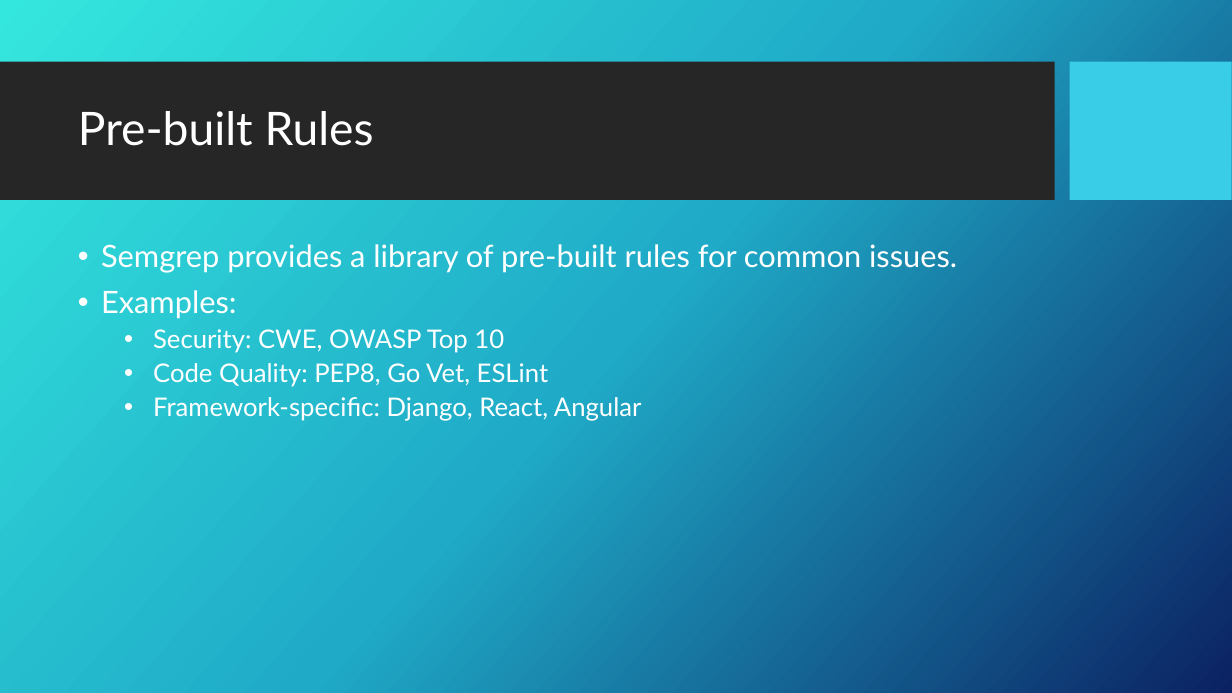
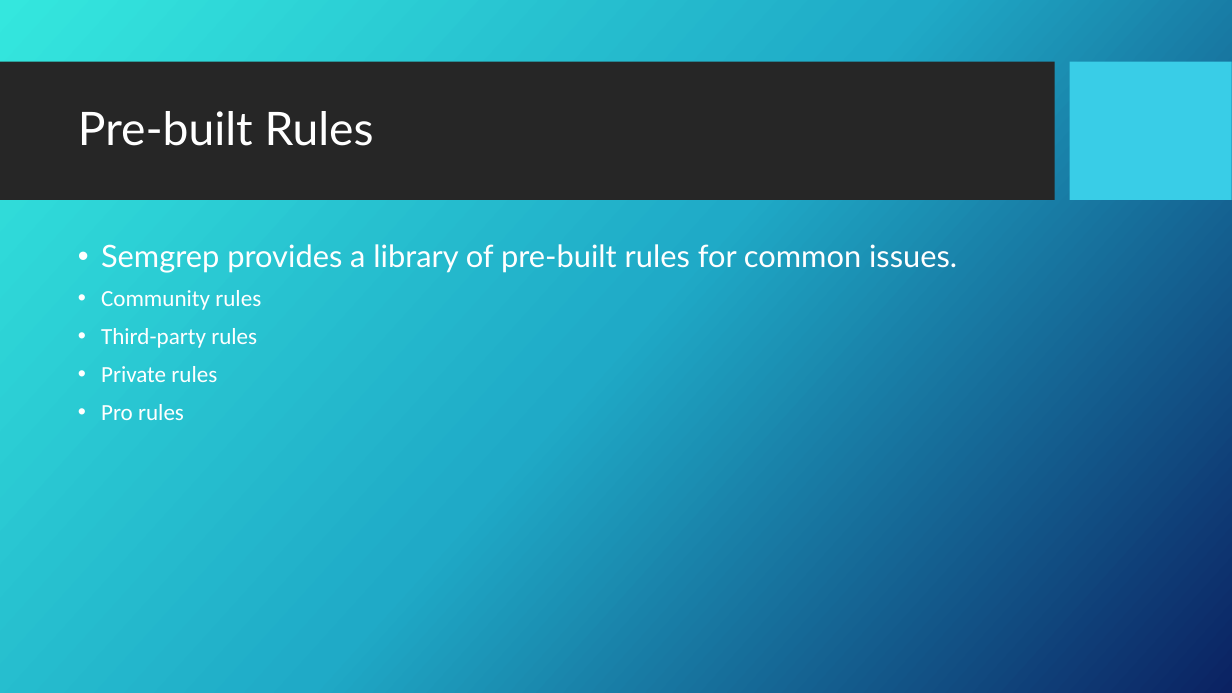
Before and after one commit to ajeesh875/pyShellSAST, a slide deck: slide 9 of SEMGREP.pptx (slide 7 before the commit). Drawn at 1232x693 pixels with LibreOffice and Linux fonts; fonts in the diff are those of the drawing; background and template pictures are left out. Boxes give left, top, right and bottom in pixels: in the first picture for what was removed or moved away, otherwise in the second. Text is boxed around its words. In the diff, an @@ line names an element or a change of style, - is before the commit and + after.

```diff
--- a/SEMGREP.pptx
+++ b/SEMGREP.pptx
@@ text at [101, 290, 261, 420]: text changed; size 20 to 18 pt; font Lato to Calibri @@
-• Examples:
-  • Security: CWE, OWASP Top 10
-  • Code Quality: PEP8, Go Vet, ESLint
-  • Framework-specific: Django, React, Angular
+• Community rules
+• Third-party rules
+• Private rules
+• Pro rules
```
Also in this commit, not shown: 3 other slides changed, 9 slides added, 1 slide removed.
